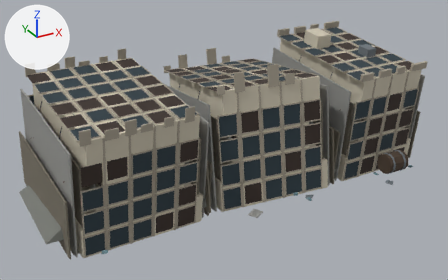
A saved change to the glTF model assets/models/buildings/tw_fallen_section.glb.
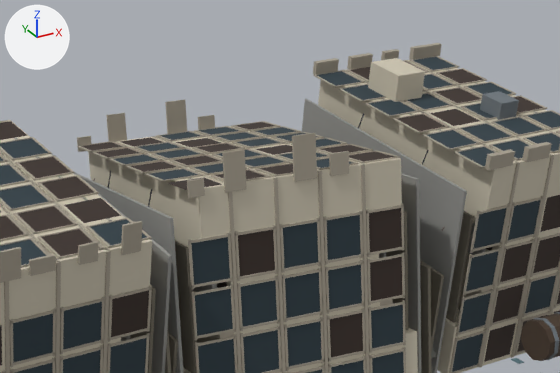
Old and new are each drawn whole from a 50 mm camera at (-50.3, -88.3, 49.7) aimed at (-1.9, -0.5, 5.7) and again close up on the part from 28% to 88% of the width and 0% to 64% of the height. Arrows for +X, +Y and +Z are at upper left; the lights stay in place. The older version's two pictures come first. Objects named as collision shapes, trigger or cutter boxes, shadow casters or lower levels of detail are left out. Vertices at exactly the same position are counted once.

Objects in the first close-up: 'tw_fallen_section'.
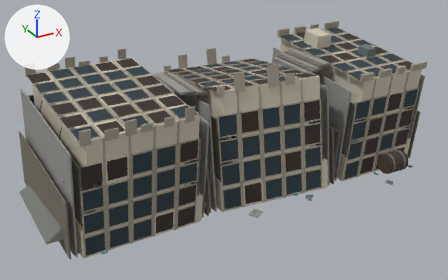
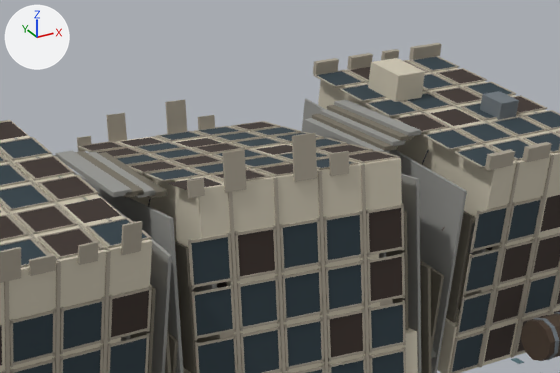
Diff of the bpy script that builds the scene:
```diff
--- a/assets/models/buildings/tw_fallen_section.glb.py
+++ b/assets/models/buildings/tw_fallen_section.glb.py
@@ me_tw_fallen_section @@
 # used by ob_tw_fallen_section; location = (0.0, 0.0, 0.0)
-me_tw_fallen_section.from_pydata(...)  # 8381 vertices, 13156 faces; spans x -36.0..36.0, y -19.6..19.7, z -4.1..21.7
+me_tw_fallen_section.from_pydata(...)  # 8453 vertices, 13264 faces; spans x -36.0..36.0, y -19.6..19.7, z -4.1..21.7
+# me_tw_fallen_section part 1: a new loose piece, a box spanning x -12.25..-10.75, y -5.5..5.5, z 17.42..17.8, in mat_palette_c (picture img_palette_c)
+# me_tw_fallen_section part 2: a new loose piece, a box spanning x -11.25..-9.75, y -5.5..5.5, z 17.22..17.6, in mat_palette_c (picture img_palette_c)
+# me_tw_fallen_section part 3: a new loose piece, a box spanning x -10.25..-8.75, y -5.5..5.5, z 17.02..17.4, in mat_palette_c (picture img_palette_c)
+# me_tw_fallen_section part 4: a new loose piece, a box spanning x -9.25..-7.75, y -5.5..5.5, z 16.82..17.2, in mat_palette_c (picture img_palette_c)
+# me_tw_fallen_section part 5: a new loose piece, a box spanning x 11.75..13.05, y -5.5..5.5, z 16.92..17.3, in mat_palette_c (picture img_palette_c)
+# me_tw_fallen_section part 6: a new loose piece, a box spanning x 12.55..13.85, y -5.5..5.5, z 17.22..17.6, in mat_palette_c (picture img_palette_c)
+# me_tw_fallen_section part 7: a new loose piece, a box spanning x 13.35..14.65, y -5.5..5.5, z 17.52..17.9, in mat_palette_c (picture img_palette_c)
+# me_tw_fallen_section part 8: a new loose piece, a box spanning x 14.15..15.45, y -5.5..5.5, z 17.82..18.2, in mat_palette_c (picture img_palette_c)
+# me_tw_fallen_section part 9: a new loose piece, a box spanning x 14.95..16.25, y -5.5..5.5, z 18.12..18.5, in mat_palette_c (picture img_palette_c)
 me_tw_fallen_section.materials.append(mat_palette)
```

Where the change shows, as pixel boxes [x1, y1, x2, y2] in the close-ups (560 x 373 px):
part 1 of me_tw_fallen_section, added
    after: [55, 150, 132, 197]
part 2 of me_tw_fallen_section, added
    after: [76, 151, 144, 198]
part 3 of me_tw_fallen_section, added
    after: [88, 152, 155, 198]
part 4 of me_tw_fallen_section, added
    after: [98, 152, 167, 198]
part 5 of me_tw_fallen_section, added
    after: [304, 118, 389, 153]
part 6 of me_tw_fallen_section, added
    after: [312, 114, 397, 151]
part 7 of me_tw_fallen_section, added
    after: [319, 109, 405, 146]
part 8 of me_tw_fallen_section, added
    after: [327, 105, 413, 141]
part 9 of me_tw_fallen_section, added
    after: [334, 100, 421, 137]
